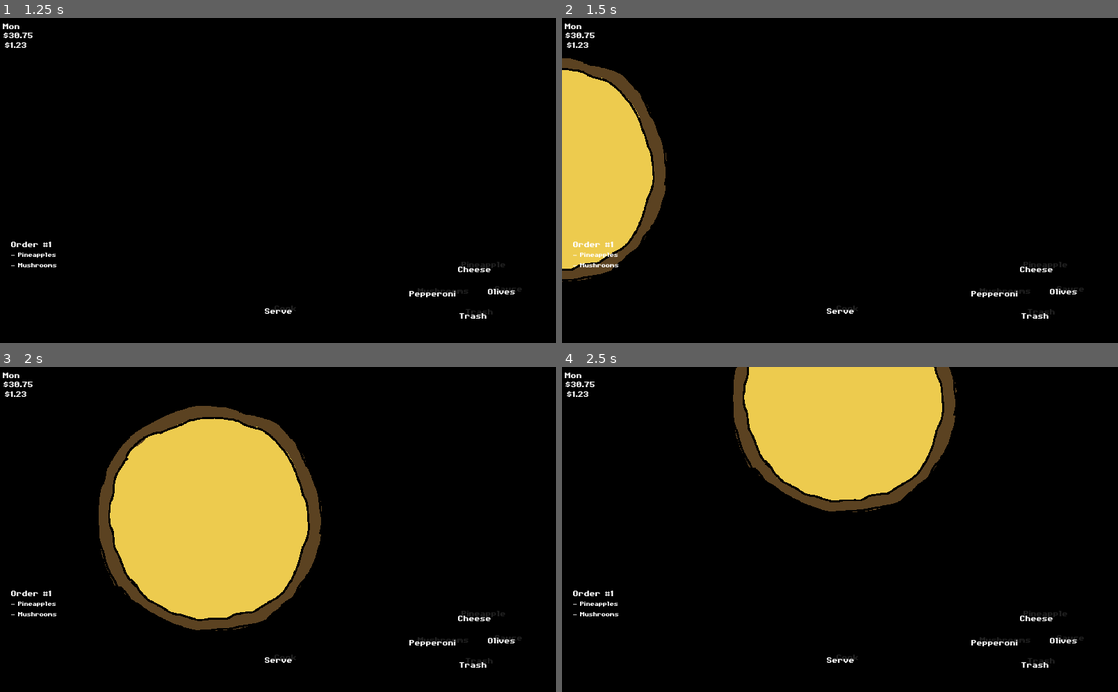
Above: before the commit, frames 1-4 (two rows, left to right).
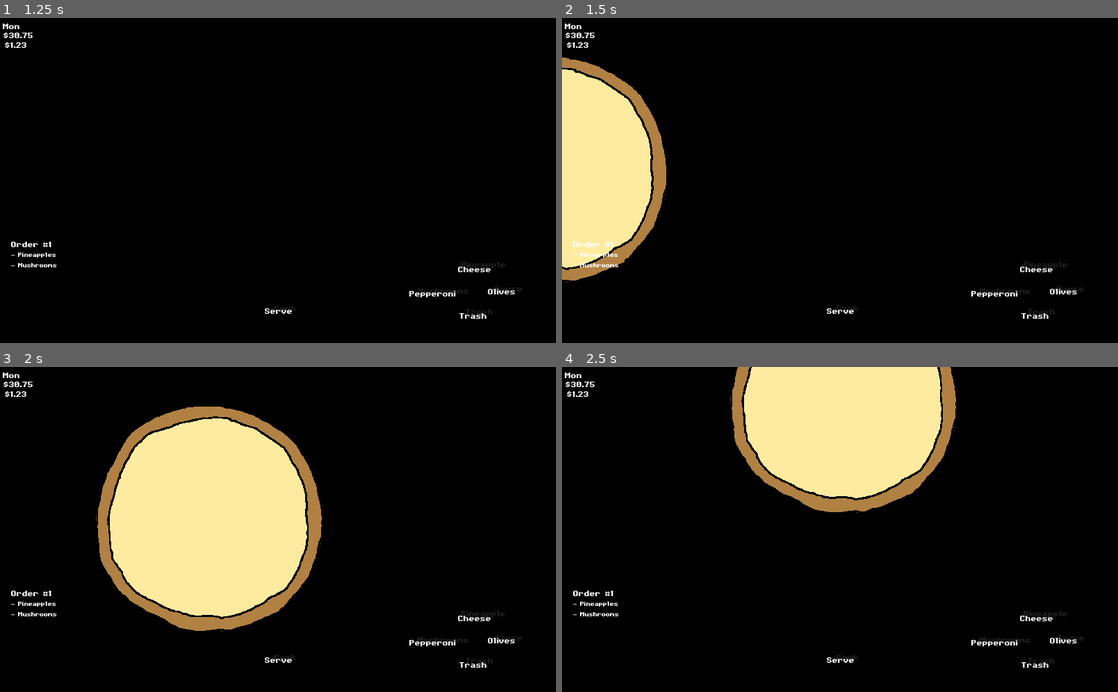
Above: after the commit, the same moments.

Repository: Boyquotes/pizza-maker
Game: Godot game, scene res://game/scene/main_menu.tscn
The game is run twice, just before and just after one commit, with the same random seed, the same clock (stepped at 60 frames per second) and the same inputs.
Inputs:
- Up to frame 1 (1.25 s): click "play" at 0.5 s
- Up to frame 2 (1.5 s): tap Enter (ui_accept) at 1.25 s; hold Right (right_topping) from 1.28 s (still down)
- Up to frame 3 (2 s): keep holding Right (right_topping); tap Enter (ui_accept) at 1.52 s
- Up to frame 4 (2.5 s): release Right (right_topping) at 2.03 s; hold Down (down_topping) from 2.03 s (still down); tap Enter (ui_accept) at 2.27 s

Frame 1 is identical in both runs. In frame 2, 9.9% of the frame differs, in the area x 0-19%, y 12-82%; in frame 3, 22%, in the area x 17-58%, y 11-82%; in frame 4, 15%.

Commit message:
Increase font size and edit sprite colors

Diff:
--- a/game/hud/HUD.tscn
+++ b/game/hud/HUD.tscn
@@ -128,7 +128,7 @@
 margin_top = 54.0
 margin_right = 135.0
 margin_bottom = 68.0
-text = "- Chicken"
+text = "- Sauce"
 
 [node name="4" type="Label" parent="Order"]
 margin_top = 72.0
--- a/game/pizza/pizza.tscn
+++ b/game/pizza/pizza.tscn
@@ -1,7 +1,7 @@
-[gd_scene load_steps=21 format=2]
+[gd_scene load_steps=22 format=2]
 
 [ext_resource path="res://game/pizza/pineapples.png" type="Texture" id=1]
-[ext_resource path="res://game/pizza/dough.png" type="Texture" id=2]
+[ext_resource path="res://game/pizza/dough_3.png" type="Texture" id=2]
 [ext_resource path="res://game/pizza/pizza.gd" type="Script" id=3]
 [ext_resource path="res://game/pizza/steam.png" type="Texture" id=4]
 [ext_resource path="res://game/pizza/dough_1.png" type="Texture" id=5]
@@ -10,6 +10,7 @@
 [ext_resource path="res://game/pizza/sauce.png" type="Texture" id=8]
 [ext_resource path="res://game/pizza/peps.png" type="Texture" id=9]
 [ext_resource path="res://game/pizza/cheese.png" type="Texture" id=10]
+[ext_resource path="res://game/pizza/dough_2.png" type="Texture" id=11]
 
 [sub_resource type="Animation" id=1]
 resource_name = "pulse"
@@ -71,10 +72,14 @@
 
 [node name="Dough" type="Sprite" parent="."]
 visible = false
-texture = ExtResource( 2 )
+texture = ExtResource( 5 )
 
 [node name="Dough2" type="Sprite" parent="."]
-texture = ExtResource( 5 )
+texture = ExtResource( 11 )
+
+[node name="Dough3" type="Sprite" parent="."]
+visible = false
+texture = ExtResource( 2 )
 
 [node name="Toppings" type="Node2D" parent="."]
 
@@ -113,19 +118,19 @@
 scale = Vector2( 3.5, 3.5 )
 
 [node name="Steam" type="AnimatedSprite" parent="SteamSprites"]
-position = Vector2( -36, -45 )
+position = Vector2( -44.0816, -37.9592 )
 frames = SubResource( 9 )
 frame = 2
 playing = true
 
 [node name="Steam2" type="AnimatedSprite" parent="SteamSprites"]
-position = Vector2( 39, 14 )
+position = Vector2( 32.2449, 11.8367 )
 frames = SubResource( 9 )
 frame = 1
 playing = true
 
 [node name="Steam3" type="AnimatedSprite" parent="SteamSprites"]
-position = Vector2( 22, -39 )
+position = Vector2( 29.3878, -50.6122 )
 frames = SubResource( 9 )
 frame = 1
 playing = true
@@ -137,7 +142,7 @@
 playing = true
 
 [node name="Steam5" type="AnimatedSprite" parent="SteamSprites"]
-position = Vector2( -38, 21 )
+position = Vector2( -30.6122, 32.2449 )
 frames = SubResource( 9 )
 frame = 1
 playing = true
Binary file changed: game/pizza/cheese.png
Binary file changed: game/pizza/dough_1.png
Binary file changed: game/pizza/dough_2.png
Binary file changed: game/pizza/dough_3.png
Binary file changed: game/pizza/mushrooms.png
